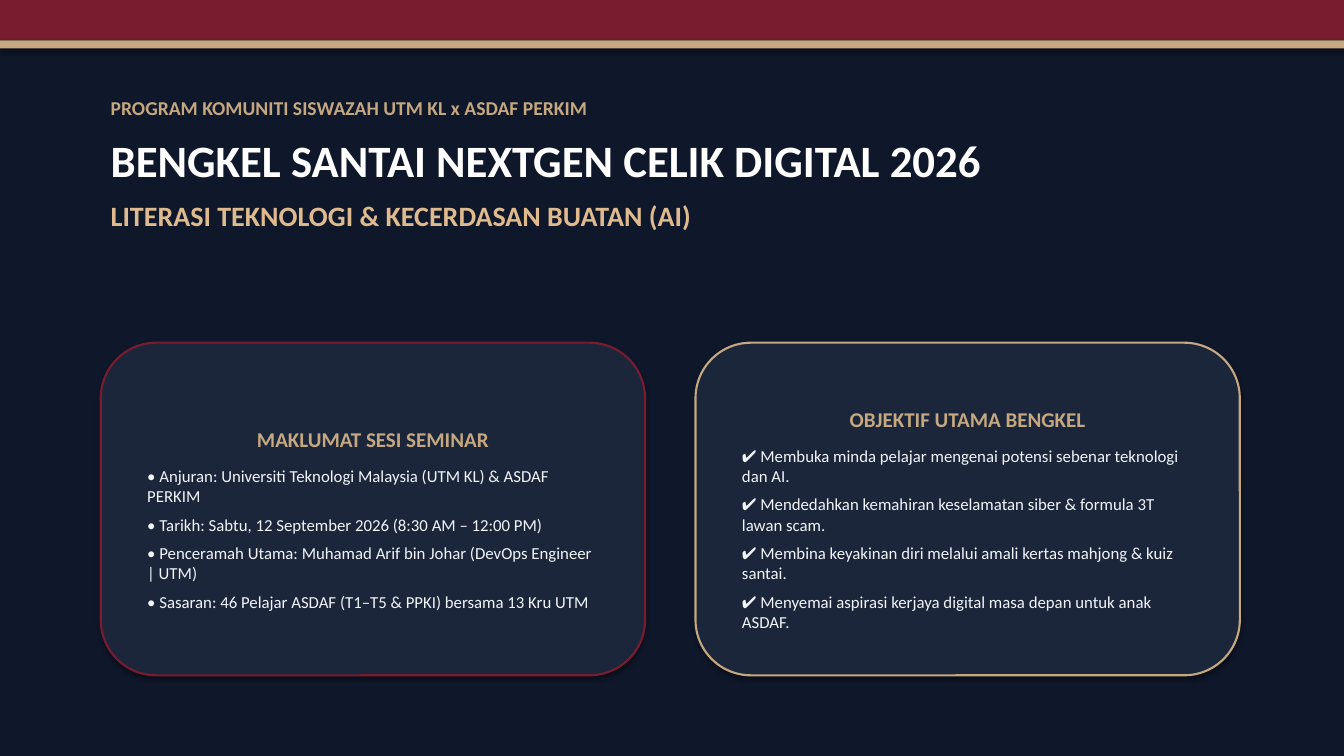
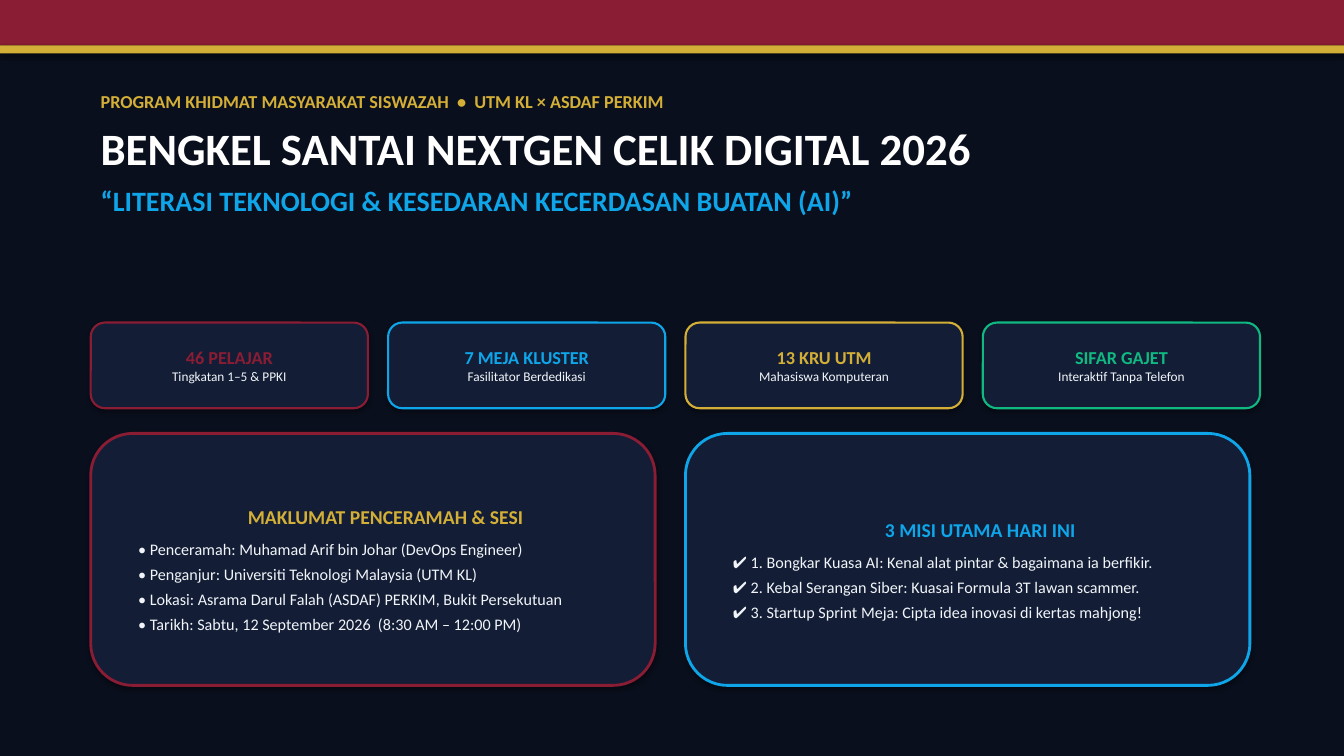
Before and after one commit to xzrians/IT-SEminar, a slide deck: slide 1 of docs/presentation/Bengkel_Santai_NextGen_Celik_Digital_2026.pptx. Drawn at 1344x756 pixels with LibreOffice and Linux fonts; fonts in the diff are those of the drawing. Boxes give left, top, right and bottom in pixels: in the first picture for what was removed or moved away, otherwise in the second. Text is boxed around its words. In the diff, an @@ line names an element or a change of style, - is before the commit and + after.

Commit message:
feat: reka bentuk semula slaid PPTX kepada format interaktif & dinamik untuk pelajar ASDAF

```diff
--- a/docs/presentation/Bengkel_Santai_NextGen_Celik_Digital_2026.pptx
+++ b/docs/presentation/Bengkel_Santai_NextGen_Celik_Digital_2026.pptx
@@ rectangle at (0, 0, 1344, 756): fill #0F172A to #0A0F1D @@
@@ rectangle: place and size @@
-rectangle at (0, 0, 1344, 40)
+rectangle at (0, 0, 1344, 45)
@@ rectangle at (0, 0, 1344, 45): fill #7A1C30 to #8A1C34 @@
@@ rectangle: place and size @@
-rectangle at (0, 40, 1344, 48)
+rectangle at (0, 45, 1344, 53)
@@ rectangle at (0, 45, 1344, 53): fill #C5A880 to #D4AF37 @@
@@ text "PROGRAM KHIDMAT MASYARAKAT SISWAZAH • ...": place and size @@
-text "PROGRAM KHIDMAT MASYARAKAT SISWAZAH • ..." at (111, 102, 981, 230)
+text "PROGRAM KHIDMAT MASYARAKAT SISWAZAH • ..." at (101, 96, 971, 215)
@@ text at (101, 96, 663, 108): text changed; size 14 to 13 pt; text colour #C5A880 to #D4AF37 @@
-PROGRAM KOMUNITI SISWAZAH UTM KL x ASDAF PERKIM
+PROGRAM KHIDMAT MASYARAKAT SISWAZAH • UTM KL × ASDAF PERKIM
@@ text at (101, 134, 971, 166): less space between paragraphs @@
@@ text at (101, 190, 852, 215): text changed; text colour #DFBA8E to #0EA5E9 @@
-LITERASI TEKNOLOGI & KECERDASAN BUATAN (AI)
+“LITERASI TEKNOLOGI & KESEDARAN KECERDASAN BUATAN (AI)”
@@ rounded rectangle added at (91, 323, 368, 408), fill #131E36, outline #8A1C34 1.5 pt, 9.5 pt, text #F1F5F9 @@
+46 PELAJAR
+Tingkatan 1–5 & PPKI
@@ rounded rectangle added at (388, 323, 665, 408), fill #131E36, outline #0EA5E9 1.5 pt, 9.5 pt, text #F1F5F9 @@
+7 MEJA KLUSTER
+Fasilitator Berdedikasi
@@ rounded rectangle added at (686, 323, 963, 408), fill #131E36, outline #D4AF37 1.5 pt, 9.5 pt, text #F1F5F9 @@
+13 KRU UTM
+Mahasiswa Komputeran
@@ rounded rectangle added at (983, 323, 1260, 408), fill #131E36, outline #10B981 1.5 pt, 9.5 pt, text #F1F5F9 @@
+SIFAR GAJET
+Interaktif Tanpa Telefon
@@ rounded rectangle removed at (696, 343, 1240, 676) @@
-OBJEKTIF UTAMA BENGKEL
-✔ Membuka minda pelajar mengenai potensi sebenar teknologi dan AI.
-✔ Mendedahkan kemahiran keselamatan siber & formula 3T lawan scam.
-✔ Membina keyakinan diri melalui amali kertas mahjong & kuiz santai.
-✔ Menyemai aspirasi kerjaya digital masa depan untuk anak ASDAF.
@@ rounded rectangle "MAKLUMAT PENCERAMAH & SESI": place and size @@
-rounded rectangle "MAKLUMAT PENCERAMAH & SESI" at (101, 343, 645, 676)
+rounded rectangle "MAKLUMAT PENCERAMAH & SESI" at (91, 434, 655, 686)
@@ rounded rectangle "MAKLUMAT PENCERAMAH & SESI" at (91, 434, 655, 686): fill #1B263B to #131E36; outline #7A1C30 1.5 pt to #8A1C34 2 pt @@
@@ rounded rectangle added at (686, 434, 1250, 686), fill #131E36, outline #0EA5E9 2 pt, 11.5 pt, text #F1F5F9 @@
+3 MISI UTAMA HARI INI
+✔ 1. Bongkar Kuasa AI: Kenal alat pintar & bagaimana ia berfikir.
+✔ 2. Kebal Serangan Siber: Kuasai Formula 3T lawan scammer.
+✔ 3. Startup Sprint Meja: Cipta idea inovasi di kertas mahjong!
@@ text in rounded rectangle at (150, 511, 562, 607): text changed; size 12 to 11.5 pt @@
-MAKLUMAT SESI SEMINAR
-• Anjuran: Universiti Teknologi Malaysia (UTM KL) & ASDAF PERKIM
+MAKLUMAT PENCERAMAH & SESI
+• Penceramah: Muhamad Arif bin Johar (DevOps Engineer)
+• Penganjur: Universiti Teknologi Malaysia (UTM KL)
+• Lokasi: Asrama Darul Falah (ASDAF) PERKIM, Bukit Persekutuan
@@ text in rounded rectangle at (159, 547, 591, 611): paragraphs removed @@
-• Penceramah Utama: Muhamad Arif bin Johar (DevOps Engineer | UTM)
-• Sasaran: 46 Pelajar ASDAF (T1–T5 & PPKI) bersama 13 Kru UTM
@@ text in rounded rectangle at (150, 618, 521, 633): size 12 to 11.5 pt in "• Tarikh: Sabtu, 12 September 2026 (8:30 ..."; less space between paragraphs @@
```
Also in this commit, not shown: 10 other slides changed, 5 slides added, 5 slides removed, 4 other files.
